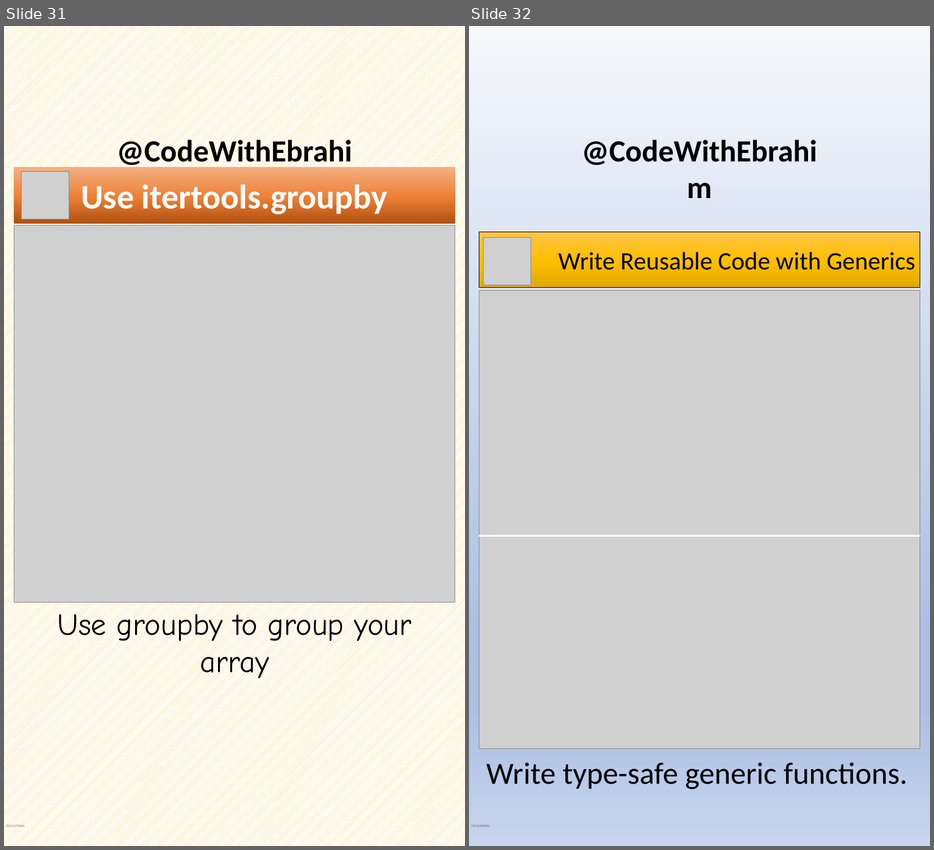
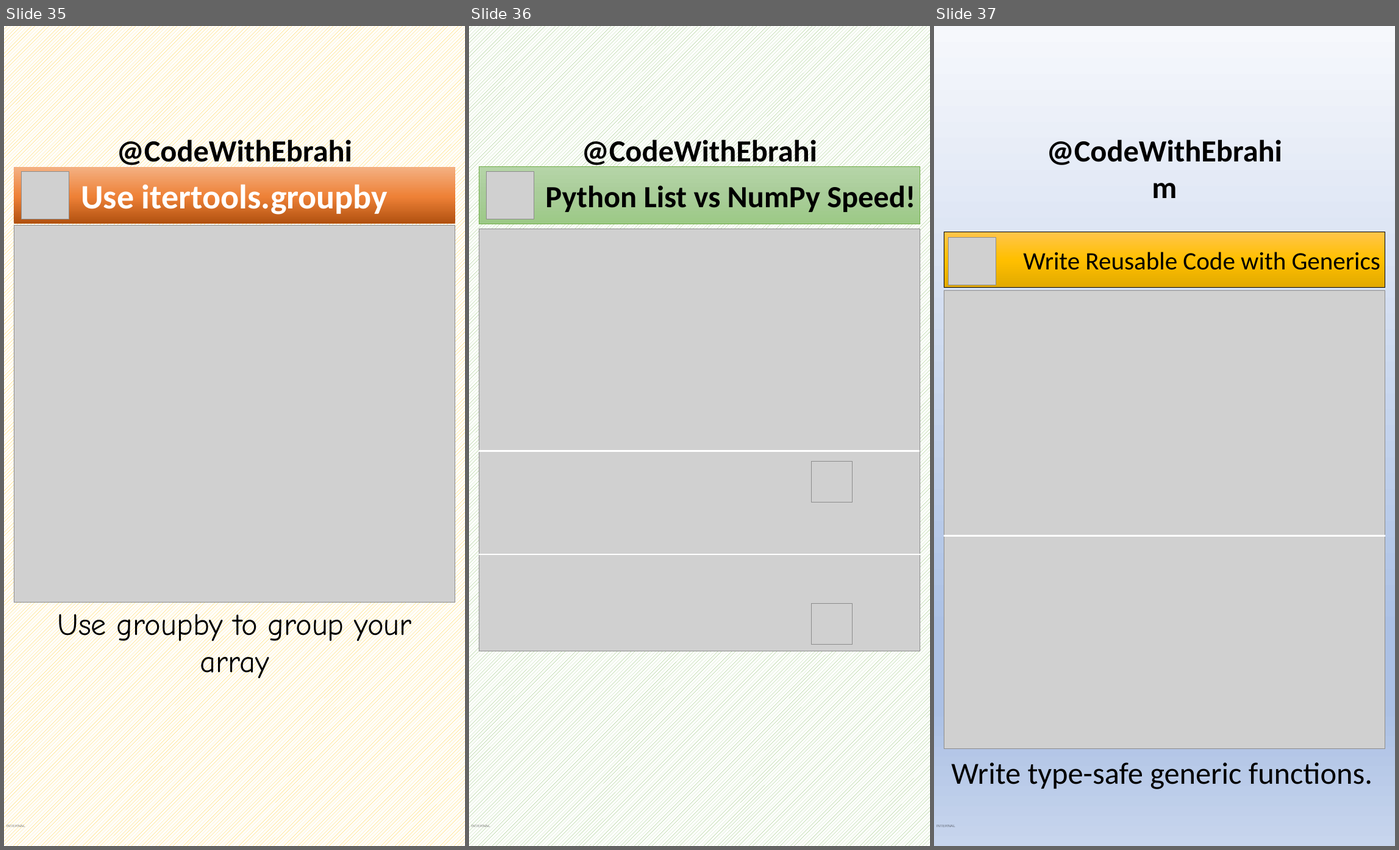
Before and after one commit to ebrahimsalehi1/python_codes, a slide deck: assets/images.pptx. Shown side by side, each under a label of ours: slides 31 and 32 before the commit, slides 35, 36 and 37 after it. The pictures are 934x850 and 1399x850 pixels, drawn with LibreOffice and Linux fonts; fonts in the diff are those of the drawing; grey boxes stand for pictures; background and template pictures are left out. Boxes give left, top, right and bottom in pixels: in the first picture for what was removed or moved away, otherwise in the second. Text is boxed around its words. In the diff, an @@ line names an element or a change of style, - is before the commit and + after.

```diff
--- a/assets/images.pptx
+++ b/assets/images.pptx
@@ slide 36 added at bbox=[469, 26, 930, 846], background pattern #70AD47 on #FFFFFF; not listed: 2 template elements that a slide beside it also shows @@
@@ rectangle added at bbox=[479, 166, 920, 224], fill gradient #B5D5A7 to #AACE9A to #9CC987, outline #70AD47 0.5 pt, 54 pt, text #000000, bold @@
+Python List vs NumPy Speed!
@@ picture added at bbox=[486, 172, 534, 219] @@
@@ picture added at bbox=[479, 229, 920, 651] @@
@@ line added from (478, 451) to (920, 451), #FFFFFF 3 pt @@
@@ picture added at bbox=[811, 462, 852, 502] @@
@@ line added from (479, 554) to (920, 554), #FFFFFF 3 pt @@
@@ picture added at bbox=[811, 603, 852, 644] @@
@@ what was slide 31 is now slide 35 @@
@@ what was slide 32 is now slide 37 @@
```
Also in this commit, not shown: 4 other slides added, 22 other files.
